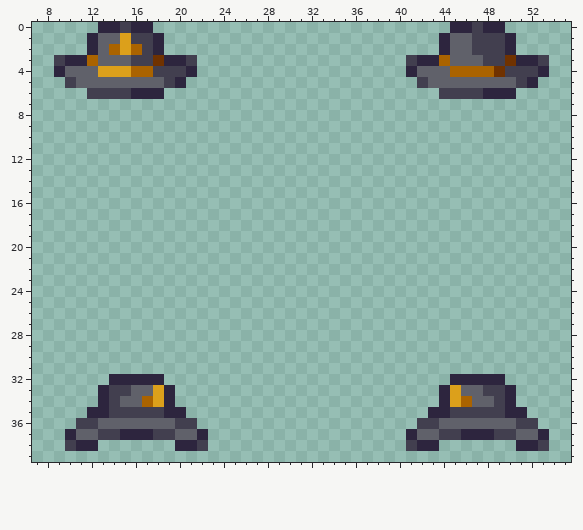
Pixel-art sprite -- Resources/Textures/Clothing/Head/Hats/hoshat.rsi/equipped-HELMET.png. That is the earlier state.
The file is 64x64 pixels. Shown: x 7..55, y 0..39.
Now the later version:
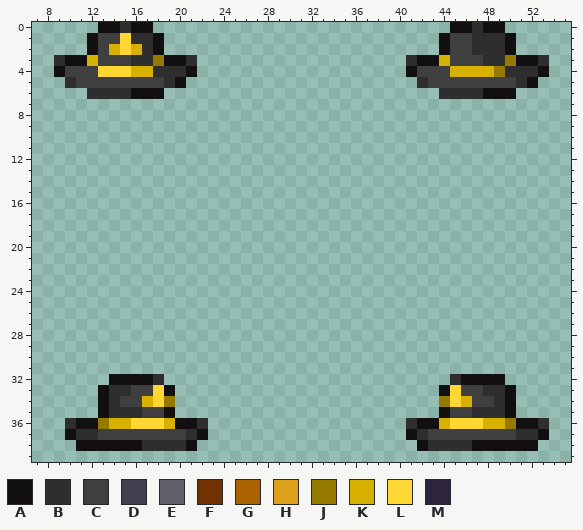
Palette (. is transparent): A #110f0f  B #2e2e2e  C #3f3f3f  D #423f4f  E #60616a  F #703200  G #aa6300  H #dca01b  J #967a00  K #d7b000  L #ffd735  M #2d253e
From old to new:
Changed rows in their new state; - is an unchanged pixel.
first column x 9:
 0 ----AABAA---------------------------AABAA----
 1 ---ACCLBBA-------------------------ACCBBBA---
 2 ---ACKLKBA-------------------------ACCBBBA---
 3 BAAKCCCBBJAAB-------------------BAAKCCCBBJAAB
 4 ACCCLLLKKBBBA-------------------ACCCKKKKJBBBA
 5 -BCCCCCCCCBA---------------------BCCCCCCCCBA-
 6 ---BBBBAAA-------------------------BBBBAAA---
first column x 10:
32 ----AAAAB--------------------------BAAAA----
33 ---ABBCCLA------------------------ALCCBBA---
34 ---ABCCKLJ------------------------JLKCCBA---
35 --.ABBBCCA.----------------------.ACCBBBA.--
36 BAAJKKLLLKAAB------------------BAAKLLLKKJAAB
37 ABBCCCCCCCCBA------------------ABCCCCCCCCBBA
38 .AAAAAABBBBA.------------------.ABBBBAAAAAA.
